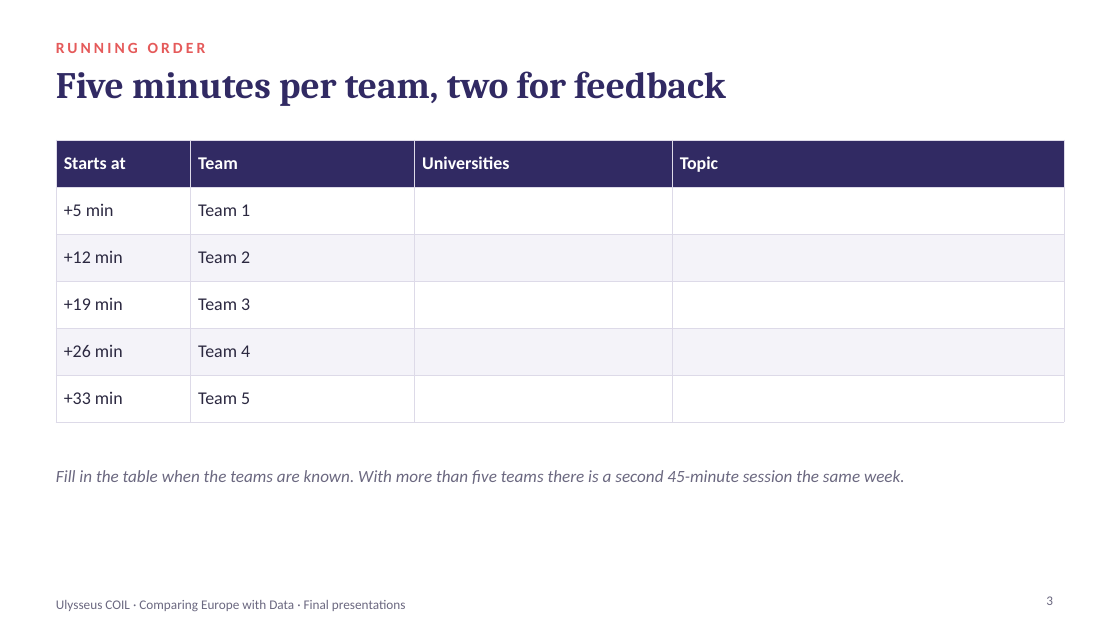
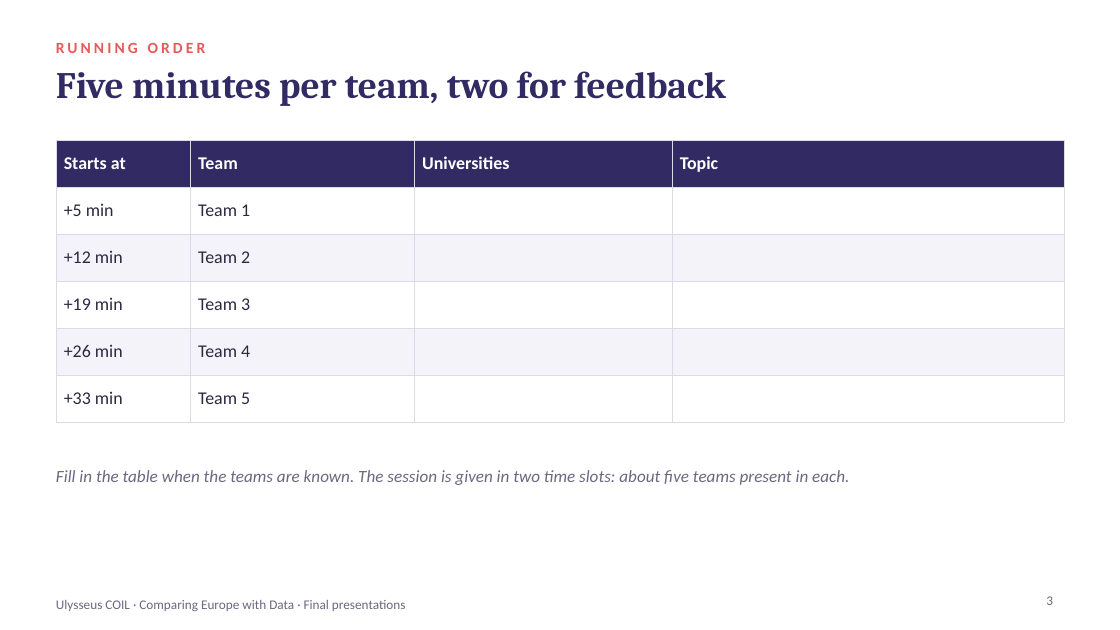
Before and after one commit to coil-europe/coil-europe.github.io, a slide deck: slide 3 of docs/slides/COIL_4_final_presentations.pptx. Drawn at 1120x630 pixels with LibreOffice and Linux fonts; fonts in the diff are those of the drawing. Boxes give left, top, right and bottom in pixels: in the first picture for what was removed or moved away, otherwise in the second. Text is boxed around its words. In the diff, an @@ line names an element or a change of style, - is before the commit and + after.

```diff
--- a/docs/slides/COIL_4_final_presentations.pptx
+++ b/docs/slides/COIL_4_final_presentations.pptx
@@ text at box(56, 470, 849, 485): text changed @@
-Fill in the table when the teams are known. With more than five teams there is a second 45-minute session the same week.
+Fill in the table when the teams are known. The session is given in two time slots: about five teams present in each.
```
Also in this commit, not shown: 2 other slides changed, 16 other files.
